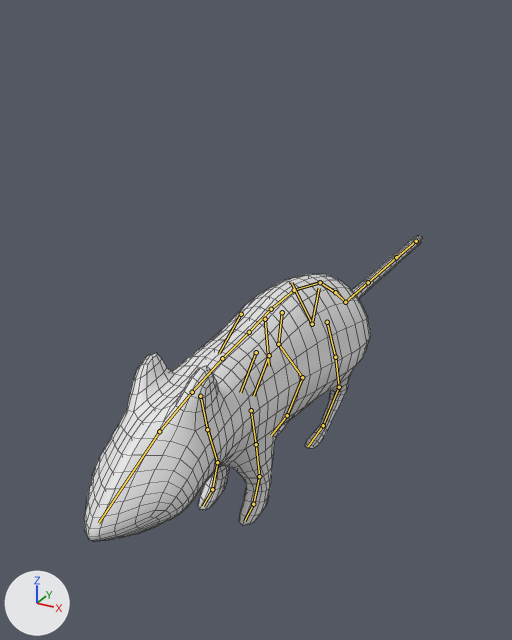
Before and after pictures for a commit that changed the Blender file Models/RatCharacter/rat.blend.
One viewpoint serves both versions: a camera (50 mm lens) standing at (1.38, -2.73, 2.11) and looking at (-0.23, 0.19, 0.65). Lighting does not change. The marker at lower left points along +X, +Y and +Z. The bones that bend it are drawn over the model as lines. Mesh edges are drawn as thin lines.

In view in the first picture: 'Rat'.
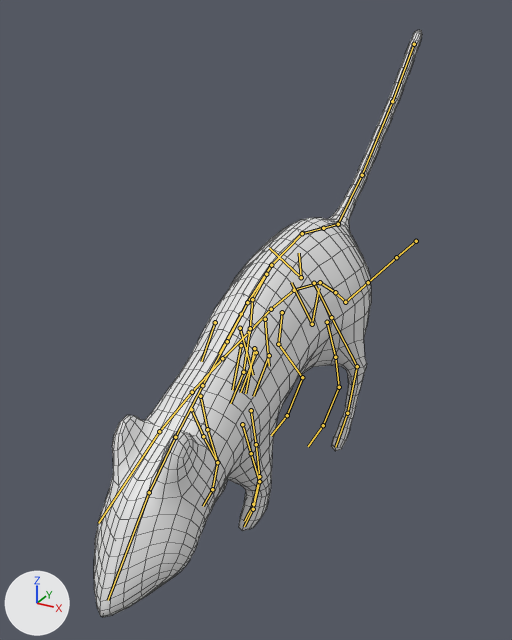
The newer file adds an action. The first version stands in its rest pose; the second is drawn at frame 1 of the action 'Land'.

Location of each change, [x1, y1, x2, y2] in pixels of the pictures (512 x 640 px):
'Rat', posed (92% taller)
    before: [84, 236, 423, 541]
    after: [94, 30, 422, 617]

What the commit changed:
Bone 'torso' (bone_torso) moves from (0.0, 0.0, 0.0) to (0.0, -0.22, 0.37).
Bone 'torso' (bone_torso) turns from (0, 0, 0) to (23, 0, 0) degrees about its own x, y and z.
Bone 'spine_master.003' (bone_spine_master_003) turns from (0, 0, 0) to (5, 0, 0) degrees about its own x, y and z.
Bone 'front_foot_ik.L' (bone_front_foot_ik_l) moves from (0.0, 0.0, 0.0) to (0.0, 0.0, -0.03).
Bone 'foot_ik.L' (bone_foot_ik_l) moves from (0.0, 0.0, 0.0) to (0.18, 0.0, 0.0).
Bone 'foot_ik.L' (bone_foot_ik_l) turns from (0, 0, 0) to (33, 0, 0) degrees about its own x, y and z.
Bone 'foot_ik.R' (bone_foot_ik_r) moves from (0.0, 0.0, 0.0) to (-0.25, 0.0, 0.13).
Bone 'foot_ik.R' (bone_foot_ik_r) turns from (0, 0, 0) to (35, 0, 0) degrees about its own x, y and z.
